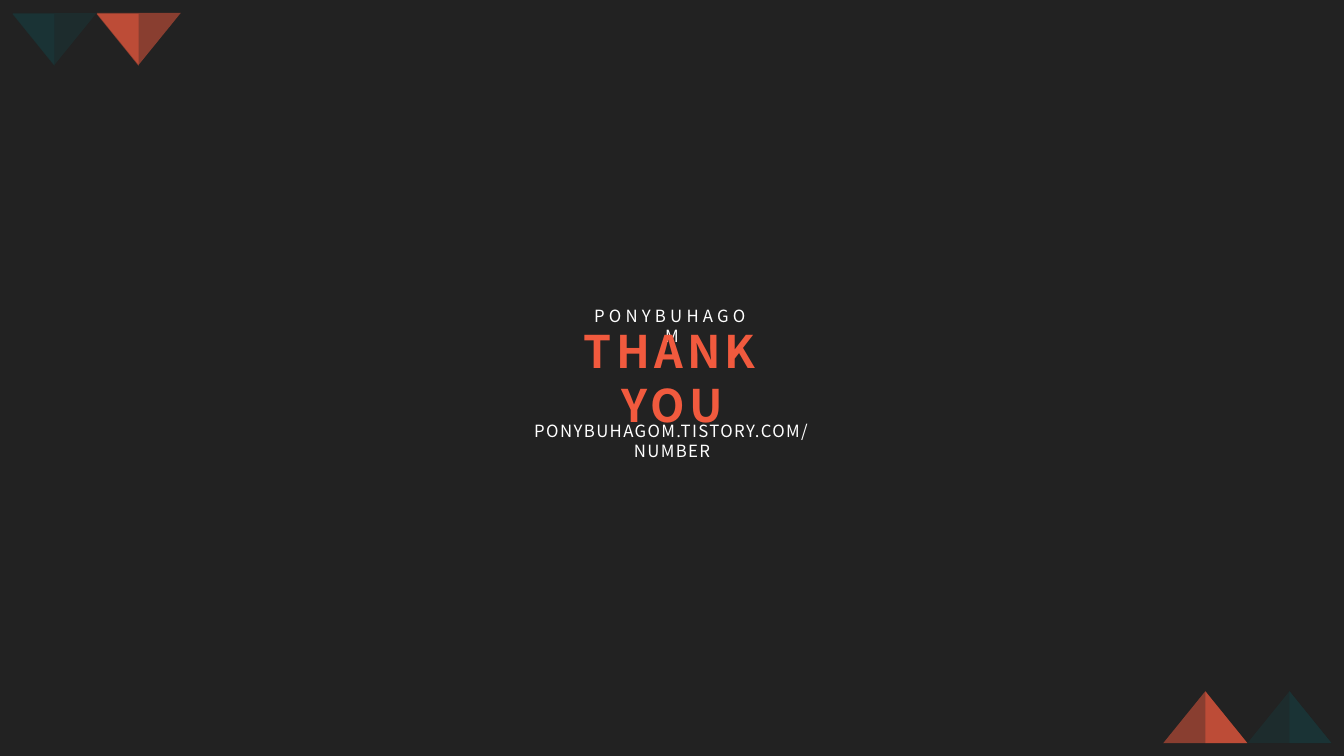
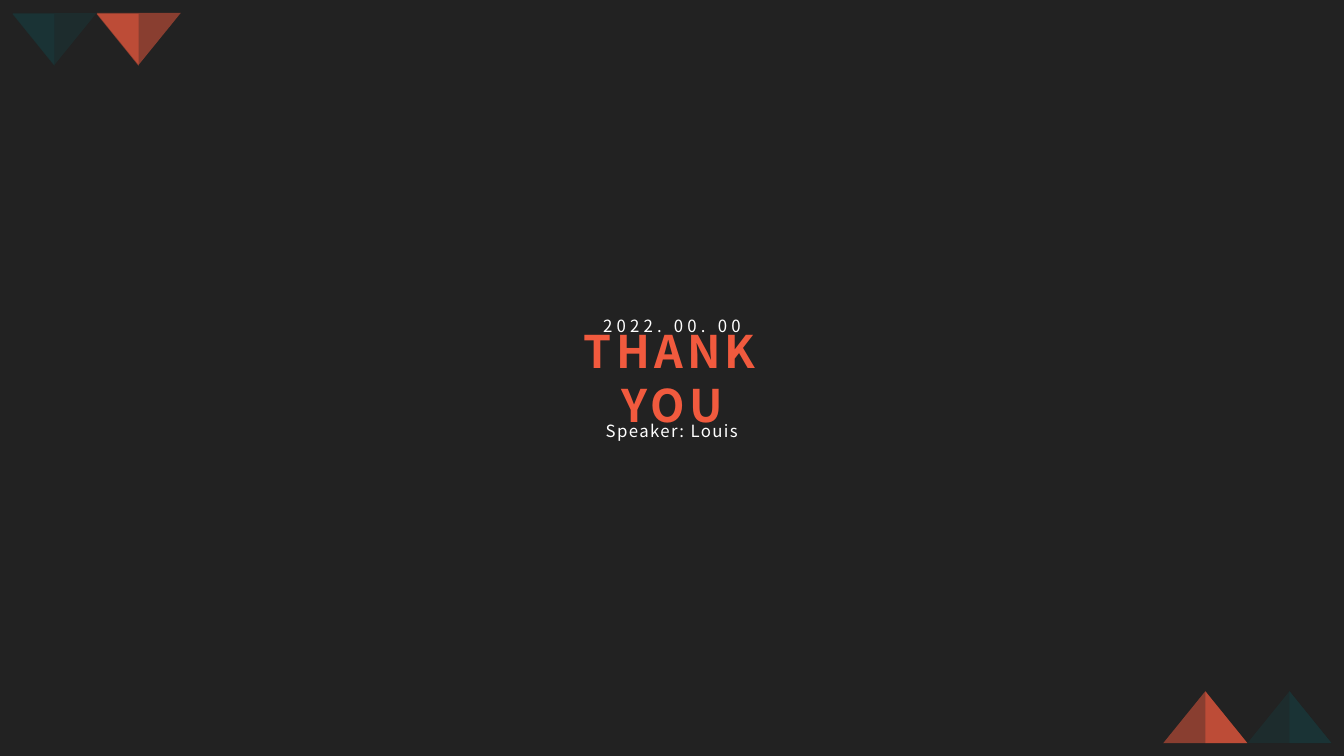
Before and after one commit to es5es5/webpack-seminar, a slide deck: slide 7 of ppt/webpack_seminar.pptx. Drawn at 1344x756 pixels with LibreOffice and Linux fonts; fonts in the diff are those of the drawing. Boxes give left, top, right and bottom in pixels: in the first picture for what was removed or moved away, otherwise in the second. Text is boxed around its words. In the diff, an @@ line names an element or a change of style, - is before the commit and + after.

```diff
--- a/ppt/webpack_seminar.pptx
+++ b/ppt/webpack_seminar.pptx
@@ text at (603, 319, 741, 337): text changed @@
-PONYBUHAGOM
+2022. 00. 00
@@ text at (606, 420, 738, 441): text changed @@
-PONYBUHAGOM.TISTORY.COM/NUMBER
+Speaker: Louis
```
Also in this commit, not shown: 1 other slide changed, 6 other files.
